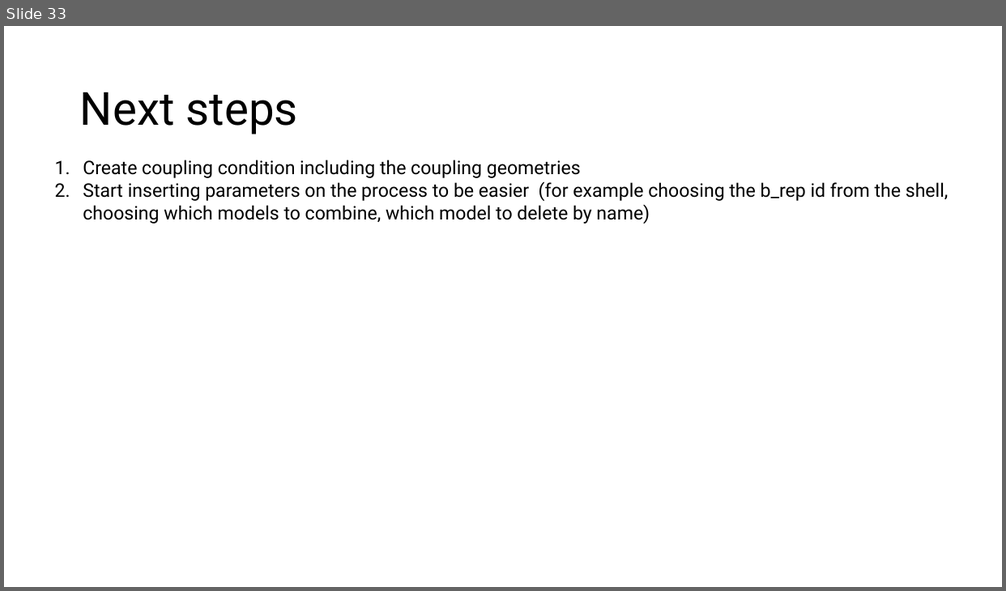
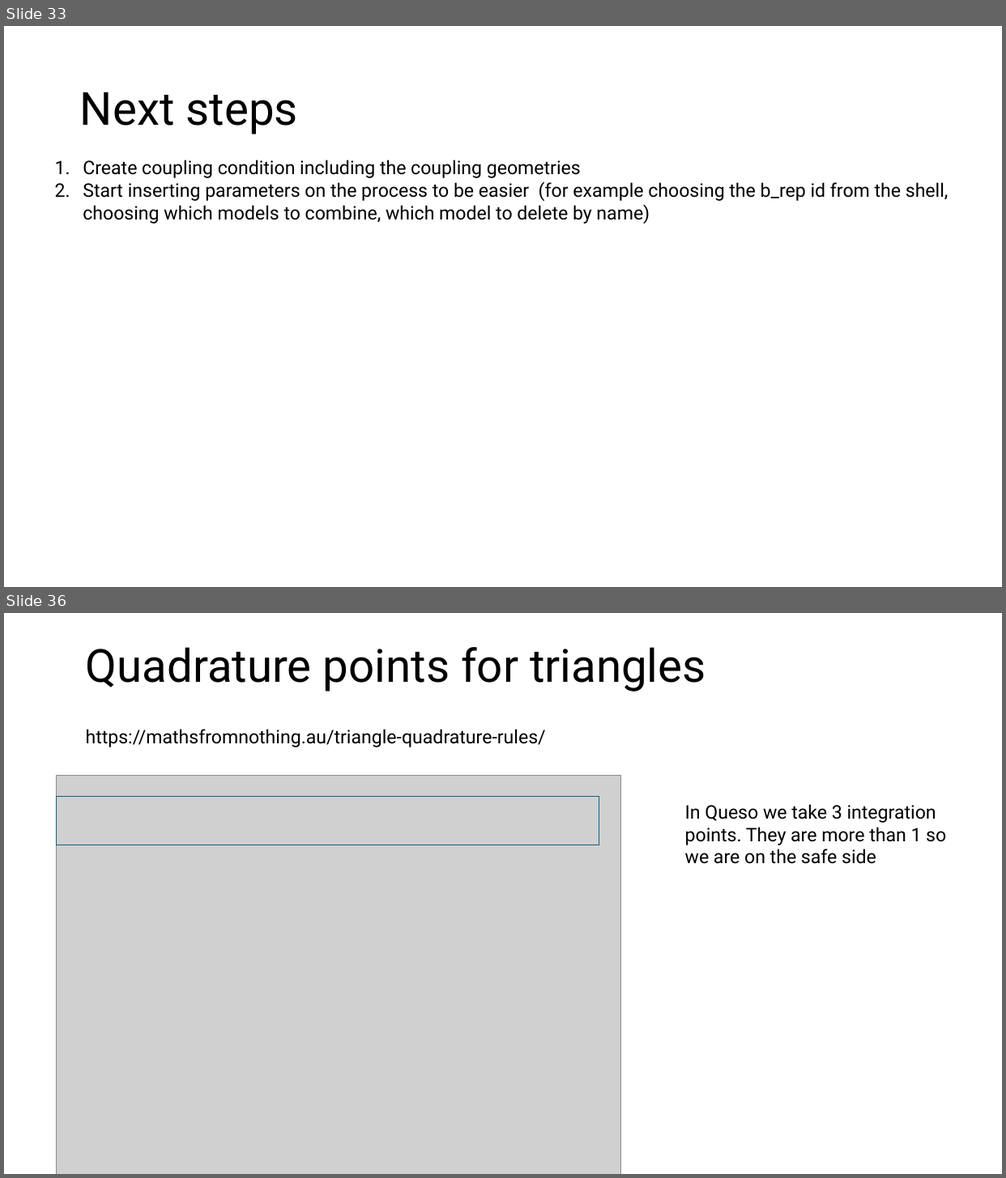
Before and after one commit to Minasmech/SolidShellCouplingIGA, a slide deck: Thesis_Notes.pptx. Shown one above the other, each under a label of ours: slide 33 before the commit, slides 33 and 36 after it; the slides between them are not shown. The pictures are 1006x591 and 1006x1178 pixels, drawn with LibreOffice and Linux fonts; fonts in the diff are those of the drawing; grey boxes stand for pictures. Boxes give left, top, right and bottom in pixels: in the first picture for what was removed or moved away, otherwise in the second. Text is boxed around its words. In the diff, an @@ line names an element or a change of style, - is before the commit and + after.

```diff
--- a/Thesis_Notes.pptx
+++ b/Thesis_Notes.pptx
@@ slide 36 added at (4, 613, 1002, 1174), background #FFFFFF @@
@@ title added at (86, 647, 706, 692), 44 pt, text #000000 @@
+Quadrature points for triangles
@@ text added at (86, 729, 546, 747), 18 pt, text #000000 @@
+https://mathsfromnothing.au/triangle-quadrature-rules/
@@ picture added at (57, 776, 621, 1174) @@
@@ rectangle added at (57, 797, 599, 845), outline #156082 0.75 pt @@
@@ text added at (685, 804, 946, 864), 18 pt, text #000000 @@
+In Queso we take 3 integration points. They are more than 1 so we are on the safe side
```
Also in this commit, not shown: 1 slide changed, 5 other slides added, 5 other files.
